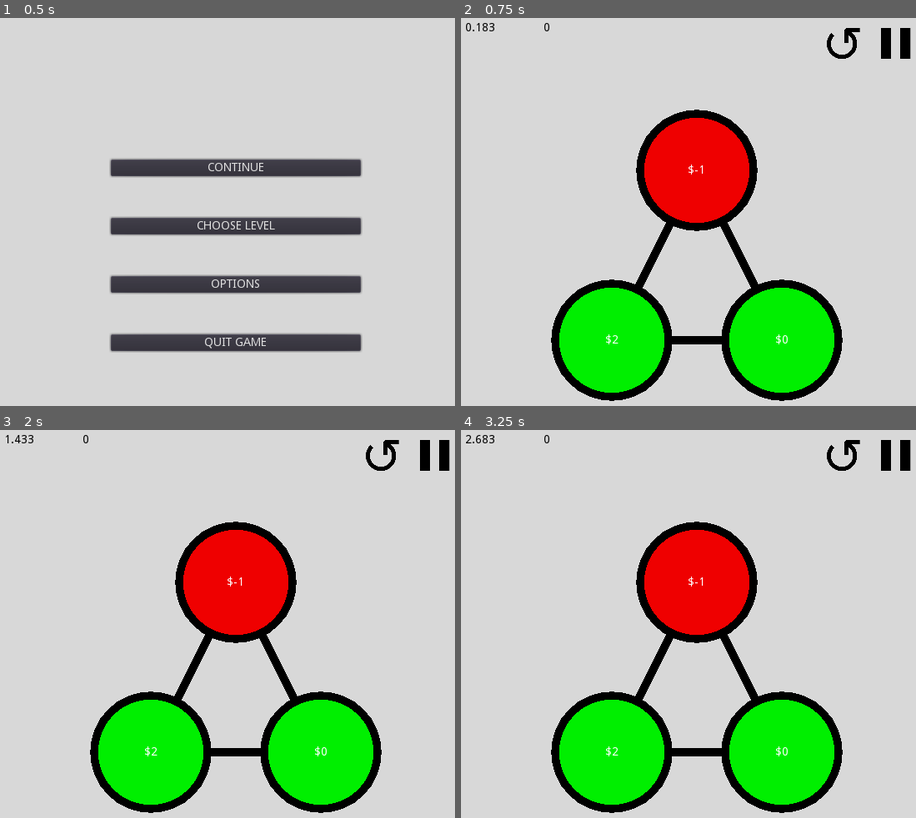
Above: before the commit, frames 1-4 (two rows, left to right).
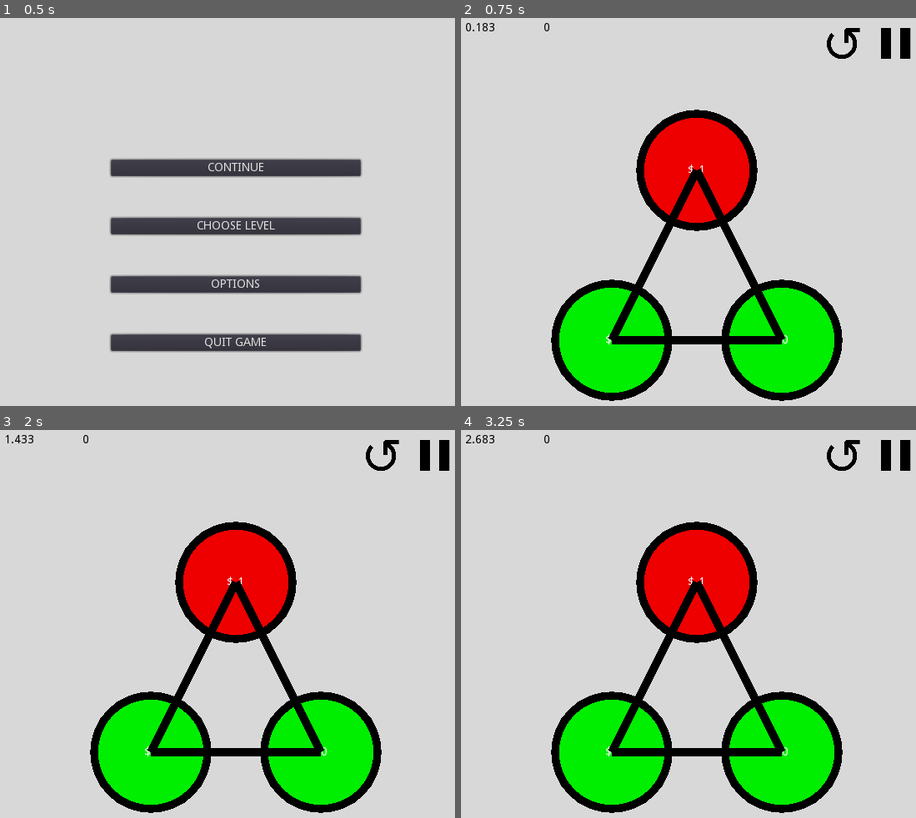
Above: after the commit, the same moments.

Repository: Inglo-Games/dollar-shuffle
Game: Godot game, scene res://scenes/main_menu.tscn
Two runs of this game, one before a commit and one after it. Both use one fixed random seed, a clock stepped at 60 frames per second and the inputs below.
Inputs (mouse positions are in pixels of both pictures, inside the frame that each line leads up to):
- Up to frame 1 (0.5 s): no input
- Up to frame 2 (0.75 s): click "CONTINUE" at 0.5 s
- Up to frame 3 (2 s): click (382, 457) at 1.25 s
- Up to frame 4 (3.25 s): click (843, 457) at 2 s; click (843, 457) at 2.75 s

Frame 1 is identical in both runs. In frame 2, 1.4% of the frame differs, in the area x 32-72%, y 38-85%; in frame 3, 1.4%; in frame 4, 1.4%.

Commit message:
Calling scene-changer on win

Diff:
--- a/scripts/level.gd
+++ b/scripts/level.gd
@@ -28,9 +28,6 @@
 # List of moves as Vector2s, where x is the node tapped and y is whether it gave or took
 # 1 means gave points, -1 means took points
 var moves = []
-
-# Puzzle number to load in
-var puzzle = 1
 
 # Called when the node enters the scene tree for the first time.
 func _ready():
@@ -76,8 +73,8 @@
 	var game_node = GameNode.new()
 	game_node.initialize(self, num, radius)
 	game_node.position = location
-	# Add node as child of viewport once loading is finished
-	get_parent().call_deferred("add_child", game_node)
+	# Add node as child once loading is finished
+	call_deferred("add_child", game_node)
 	# Add node to group
 	game_node.add_to_group("ui_nodes")
 
@@ -134,8 +131,13 @@
 		if graph.graph_data[node]["value"] < 0:
 			return false
 	# If the function hasn't returned yet, all nodes passed check
-	get_tree().quit()
-	return true
+	record_win()
+	global_vars.open_next_puzzle(self)
+
+# Check if current win beats previous best, and save it if so
+func record_win():
+	# TODO: Implement score and time records
+	pass
 
 # Undo last move
 func undo():
